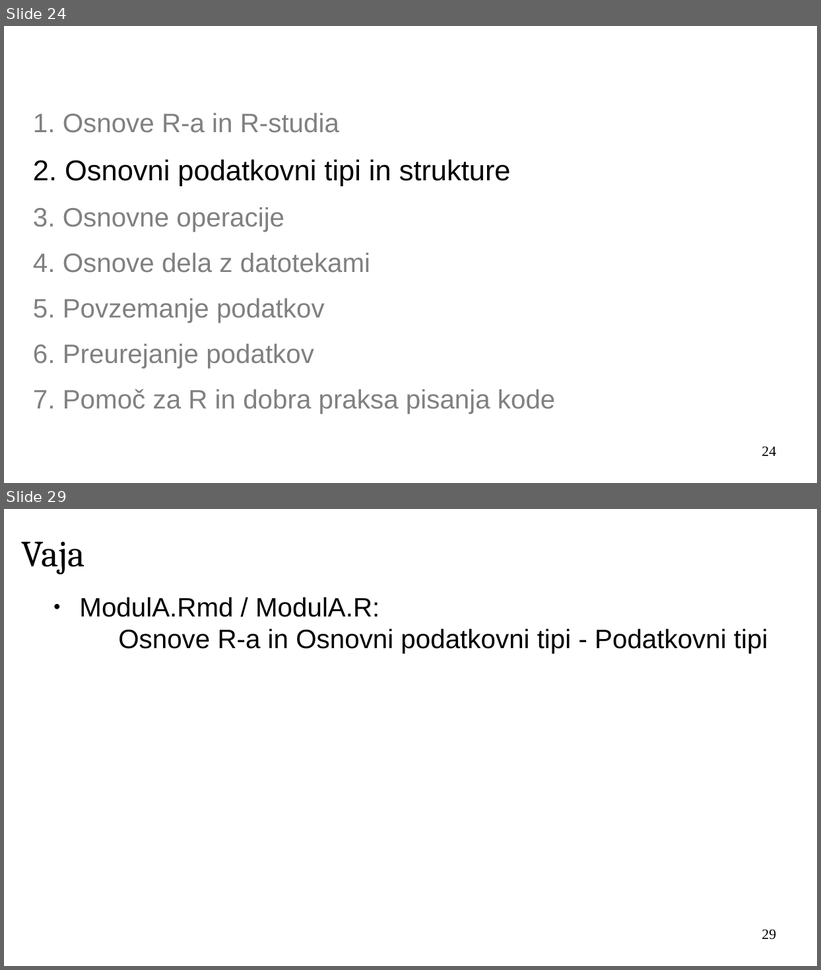
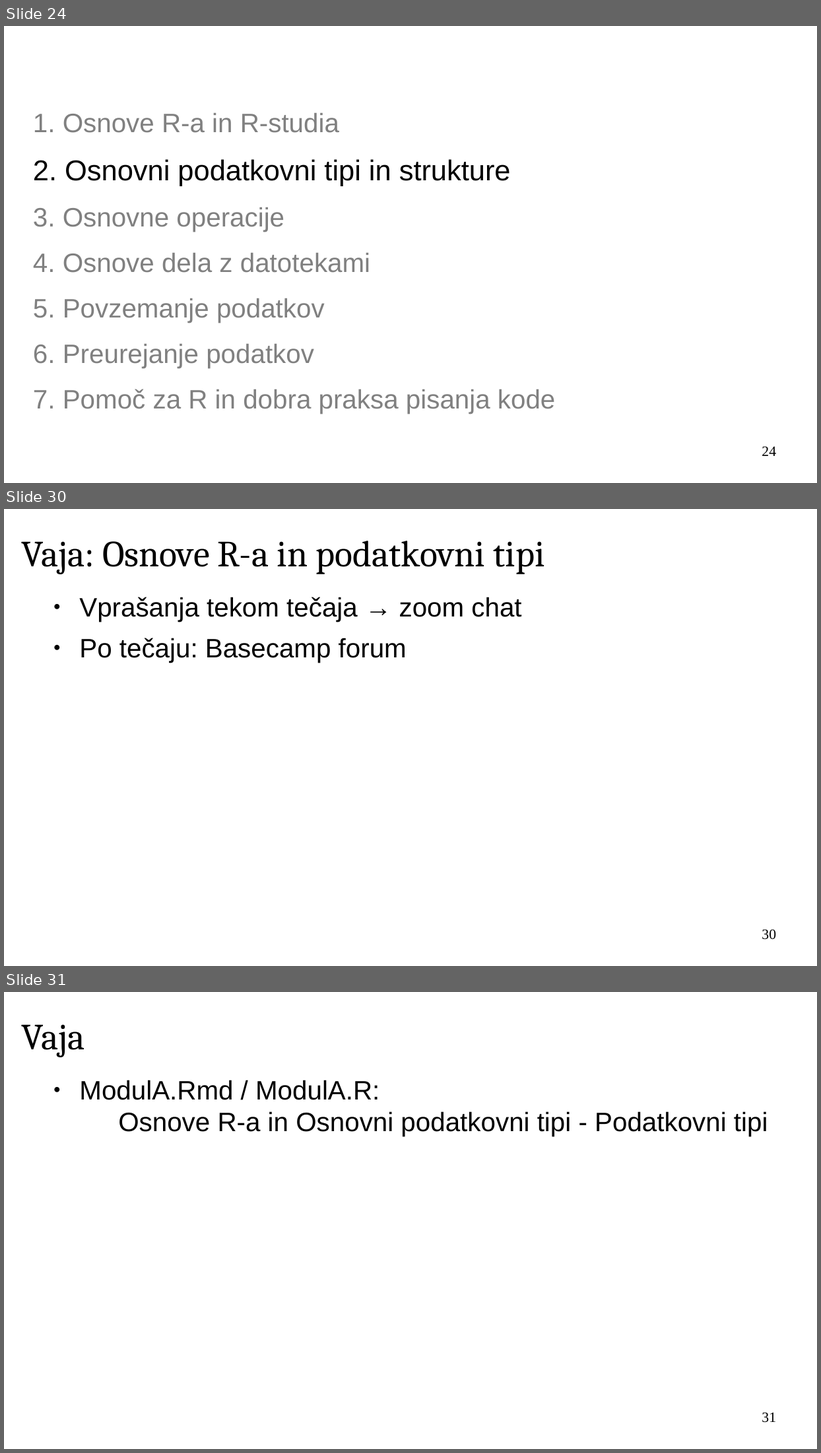
Before and after one commit to janaobsteter/R_tecaj, a slide deck: ModulA/IT_Rtecaj_ModulA.odp. Shown one above the other, each under a label of ours: slides 24 and 29 before the commit, slides 24, 30 and 31 after it; the slides between them are not shown. The pictures are 821x970 and 821x1453 pixels, drawn with LibreOffice and Linux fonts; fonts in the diff are those of the drawing; background and template pictures are left out. Boxes give left, top, right and bottom in pixels: in the first picture for what was removed or moved away, otherwise in the second. Text is boxed around its words. In the diff, an @@ line names an element or a change of style, - is before the commit and + after.

```diff
--- a/ModulA/IT_Rtecaj_ModulA.odp
+++ b/ModulA/IT_Rtecaj_ModulA.odp
@@ slide 30 added at box(4, 509, 817, 966), background #FFFFFF @@
@@ title added at box(21, 541, 545, 574), 36 pt, text #000000 @@
+Vaja: Osnove R-a in podatkovni tipi
@@ text added at box(79, 597, 521, 663), 26 pt, text #000000 @@
+● Vprašanja tekom tečaja → zoom chat
+● Po tečaju: Basecamp forum
@@ page number added at box(762, 929, 776, 940), 14 pt, text #000000 @@
+30
@@ what was slide 29 is now slide 31 @@
@@ page number at box(762, 1412, 776, 1423): text changed @@
-29
+31
```
Also in this commit, not shown: 7 slides changed, 1 other slide added, 2 other files.
